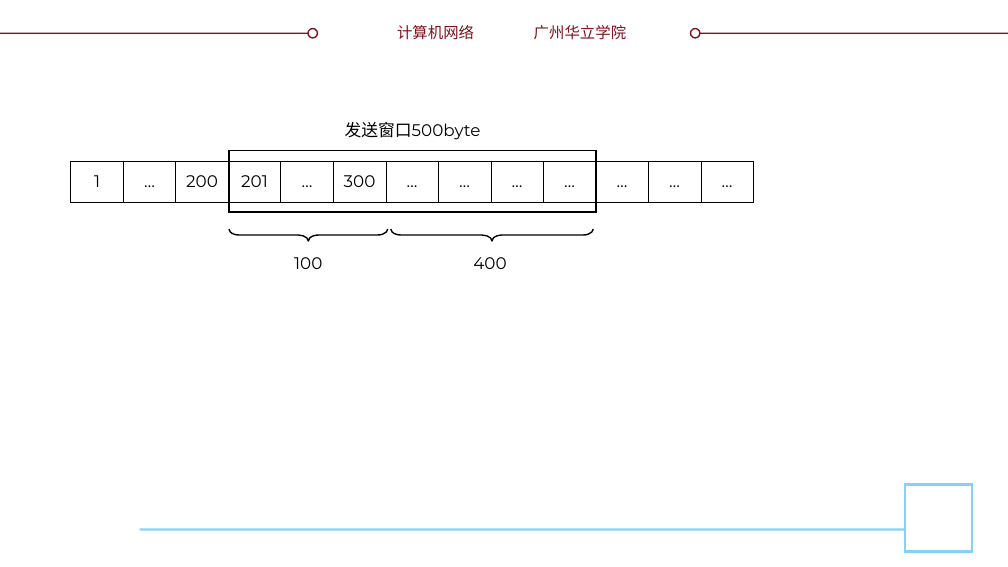
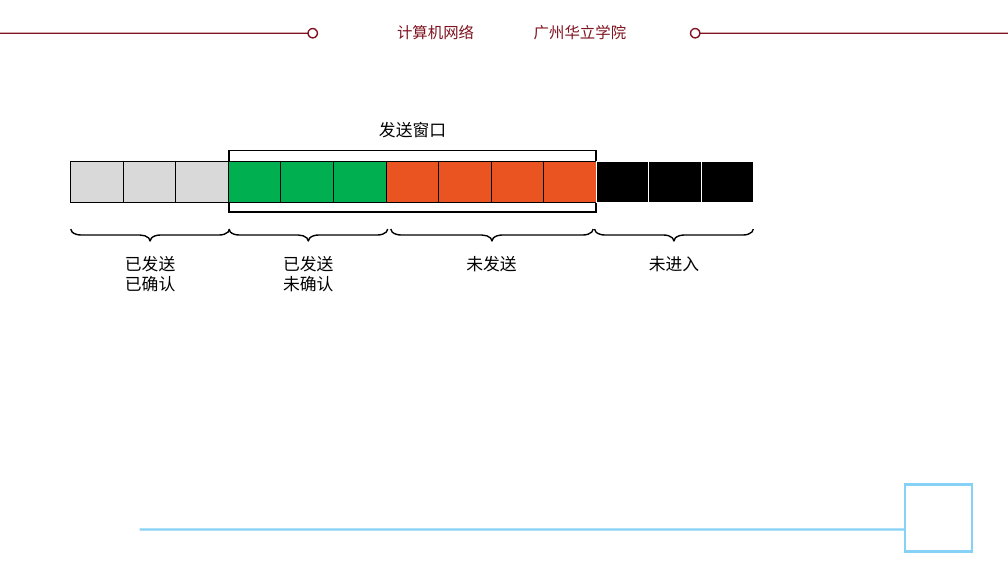
Before and after one commit to glplaman/glplaman.github.io, a slide deck: slide 64 of network/ppt/chap5.pptx. Drawn at 1008x567 pixels with LibreOffice and Linux fonts; fonts in the diff are those of the drawing; background and template pictures are left out. Boxes give left, top, right and bottom in pixels: in the first picture for what was removed or moved away, otherwise in the second. Text is boxed around its words. In the diff, an @@ line names an element or a change of style, - is before the commit and + after.

```diff
--- a/network/ppt/chap5.pptx
+++ b/network/ppt/chap5.pptx
@@ text at box(379, 122, 446, 138): text changed @@
-发送窗口500byte
+发送窗口
@@ table at box(71, 161, 752, 203) @@
-row 1: 1 | … | 200 | 201 | … | 300 | … | … | … | … | … | … | …
+row 1:  |  |  |  |  |  |  |  |  |  |  |  | 
@@ fill none to #D9D9D9 in 3 cells @@
@@ fill none to #00B050 in 3 cells @@
@@ fill none to #E95420 in 4 cells @@
@@ fill none to #000000 in 3 cells @@
@@ borders changed @@
@@ left brace added at box(71, 228, 229, 240), outline #000000 1 pt @@
@@ left brace added at box(595, 228, 753, 240), outline #000000 1 pt @@
@@ text added at box(125, 256, 175, 292), 12 pt, text #000000 @@
+已发送
+已确认
@@ text added at box(283, 256, 333, 292), 12 pt, text #000000 @@
+已发送
+未确认
@@ text removed at box(294, 257, 322, 269) @@
-100
@@ text added at box(466, 256, 516, 272), 12 pt, text #000000 @@
+未发送
@@ text removed at box(473, 257, 506, 269) @@
-400
@@ text added at box(649, 256, 699, 272), 12 pt, text #000000 @@
+未进入
```
Also in this commit, not shown: 11 other slides changed, 3 other files.
